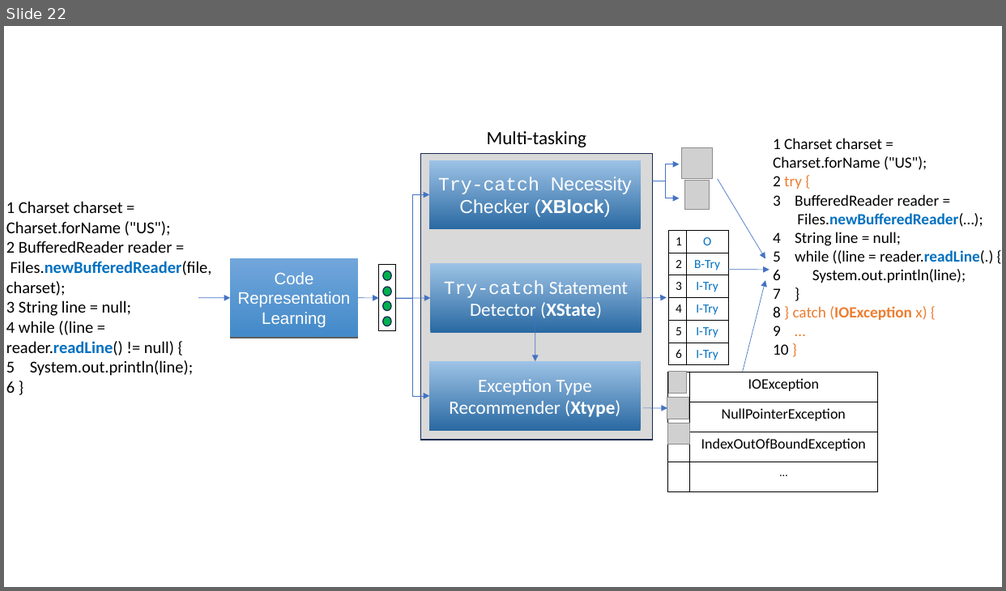
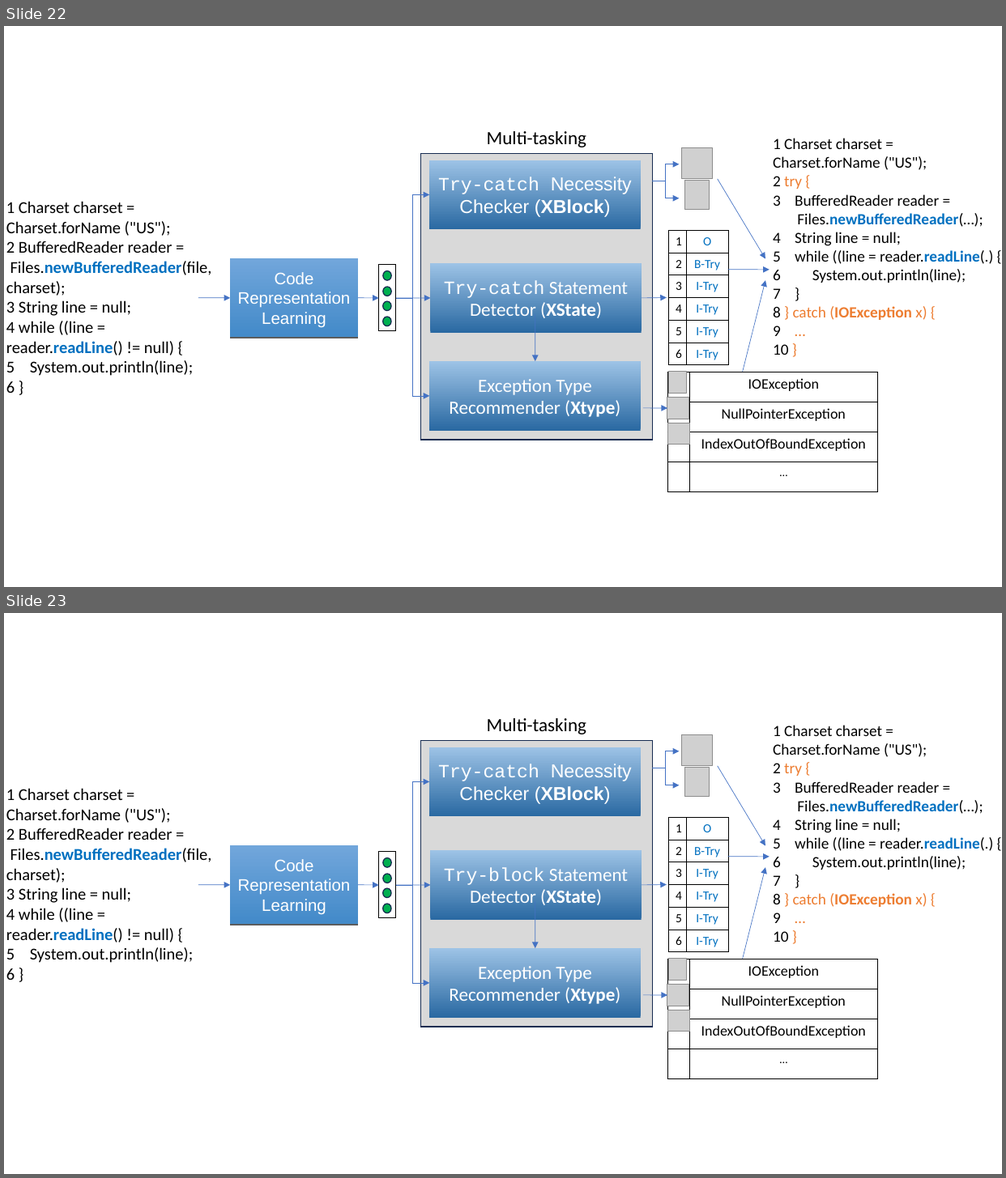
Before and after one commit to tien-n-nguyen/exception, a slide deck: EH-figures-Tien.ppt. Shown one above the other, each under a label of ours: slide 22 before the commit, slides 22 and 23 after it. The pictures are 1006x591 and 1006x1178 pixels, drawn with LibreOffice and Linux fonts; fonts in the diff are those of the drawing; grey boxes stand for pictures. Boxes give left, top, right and bottom in pixels: in the first picture for what was removed or moved away, otherwise in the second. Text is boxed around its words. In the diff, an @@ line names an element or a change of style, - is before the commit and + after.

```diff
--- a/EH-figures-Tien.ppt
+++ b/EH-figures-Tien.ppt
@@ slide 23 added at bbox=[4, 613, 1002, 1174], background #FFFFFF @@
@@ text added at bbox=[773, 725, 993, 942], 15 pt, text #000000 @@
+1 Charset charset = Charset.forName ("US");
+2 try {
+3 BufferedReader reader =
+Files.newBufferedReader(…);
+4 String line = null;
+5 while ((line = reader.readLine(.) {
+6 System.out.println(line);
+7 }
+8 } catch (IOException x) {
+9 …
+10 }
@@ elbow arrow added from (652, 768) to (679, 752), #4472C4 0.51 pt @@
@@ picture added at bbox=[682, 735, 713, 765] @@
@@ elbow arrow added from (396, 885) to (429, 782), #4472C4 0.51 pt @@
@@ elbow arrow added from (652, 768) to (679, 785), #4472C4 0.51 pt @@
@@ picture added at bbox=[684, 768, 710, 797] @@
@@ arrow added from (717, 765) to (765, 845), #4472C4 0.51 pt @@
@@ text added at bbox=[6, 788, 212, 980], 16 pt, text #000000 @@
+1 Charset charset = Charset.forName ("US");
+2 BufferedReader reader =
+Files.newBufferedReader(file, charset);
+3 String line = null;
+4 while ((line = reader.readLine() != null) {
+5 System.out.println(line);
+6 }
@@ table added at bbox=[667, 817, 728, 952], 6 rows, 2 columns @@
+1 | O
+2 | B-Try
+3 | I-Try
+4 | I-Try
+5 | I-Try
+6 | I-Try
@@ rectangle added at bbox=[230, 845, 358, 923], fill gradient #71A6DB to #438AC9, 16 pt, text #FFFFFF @@
+Code Representation Learning
@@ arrow added from (727, 856) to (769, 857), #4472C4 0.51 pt @@
@@ arrow added from (743, 959) to (765, 867), #4472C4 0.51 pt @@
@@ arrow added from (198, 884) to (230, 884), #4472C4 0.51 pt @@
@@ arrow added from (358, 884) to (379, 885), #4472C4 0.51 pt @@
@@ group added at bbox=[379, 852, 396, 918]: 4 ellipses, 1 rectangle @@
@@ elbow arrow added from (396, 885) to (429, 982), #4472C4 0.51 pt @@
@@ arrow added from (396, 885) to (430, 885), #4472C4 0.51 pt @@
@@ group added at bbox=[420, 718, 653, 1027]: 4 rectangles, 1 text, 1 arrow @@
+Try-catch Necessity Checker (XBlock)
+Try-block Statement Detector (XState)
+Exception Type Recommender (Xtype)
+Multi-tasking
@@ arrow added from (641, 885) to (666, 884), #4472C4 0.51 pt @@
@@ table added at bbox=[667, 959, 877, 1054], 4 rows, 2 columns @@
+ | IOException
+ | NullPointerException
+ | IndexOutOfBoundException
+ | …
@@ picture added at bbox=[668, 959, 686, 980] @@
@@ arrow added from (643, 995) to (667, 995), #4472C4 0.51 pt @@
@@ picture added at bbox=[667, 984, 688, 1006] @@
@@ picture added at bbox=[668, 1010, 690, 1032] @@
```
Also in this commit, not shown: 4 other files.
